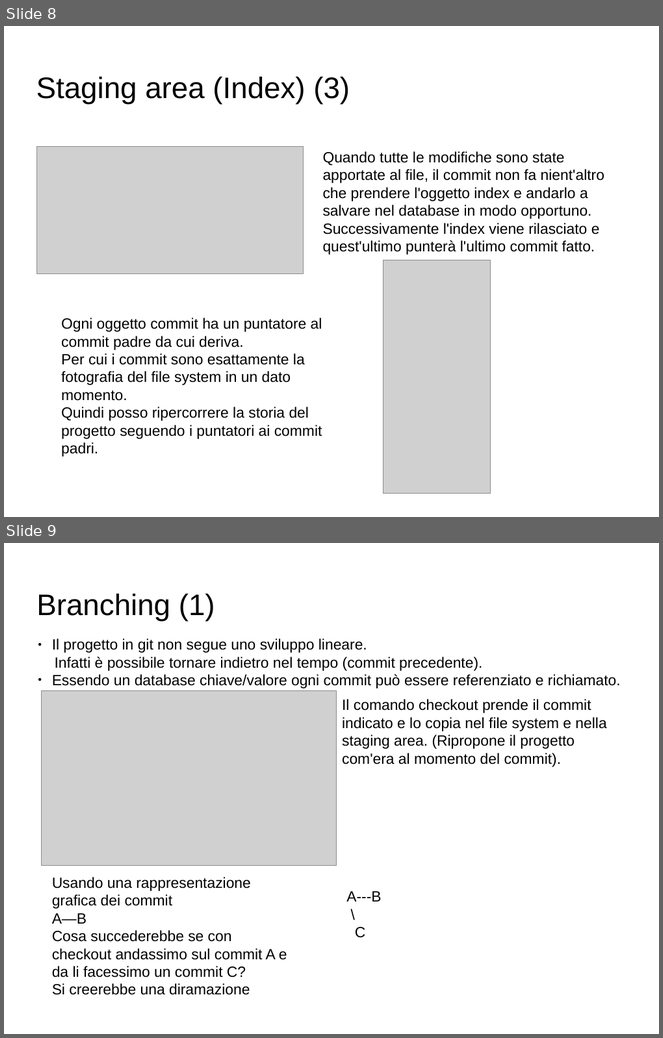
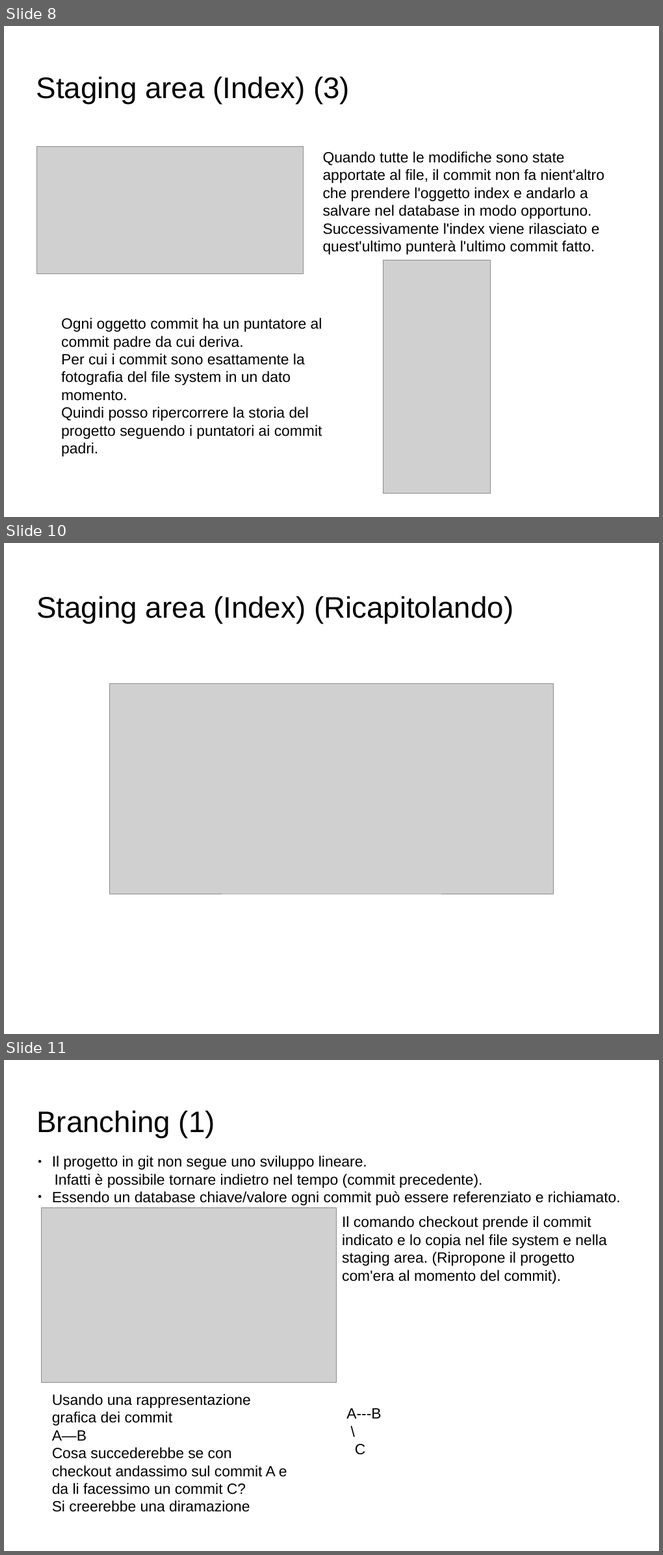
Before and after one commit to GioeleCicchini/Git-Presentation, a slide deck: presentazione git.odp. Shown one above the other, each under a label of ours: slides 8 and 9 before the commit, slides 8, 10 and 11 after it; the slides between them are not shown. The pictures are 663x1038 and 663x1555 pixels, drawn with LibreOffice and Linux fonts; fonts in the diff are those of the drawing; grey boxes stand for pictures; background and template pictures are left out. Boxes give left, top, right and bottom in pixels: in the first picture for what was removed or moved away, otherwise in the second. Text is boxed around its words. In the diff, an @@ line names an element or a change of style, - is before the commit and + after.

```diff
--- a/presentazione git.odp
+++ b/presentazione git.odp
@@ slide 10 added at (4,543,659,1034), background picture (left out) @@
@@ title added at (36,596,514,624), 36 pt, text #000000 @@
+Staging area (Index) (Ricapitolando)
@@ picture added at (109,683,554,894) @@
@@ what was slide 9 is now slide 11 @@
```
Also in this commit, not shown: 2 slides changed, 1 other slide added, 2 other files.
